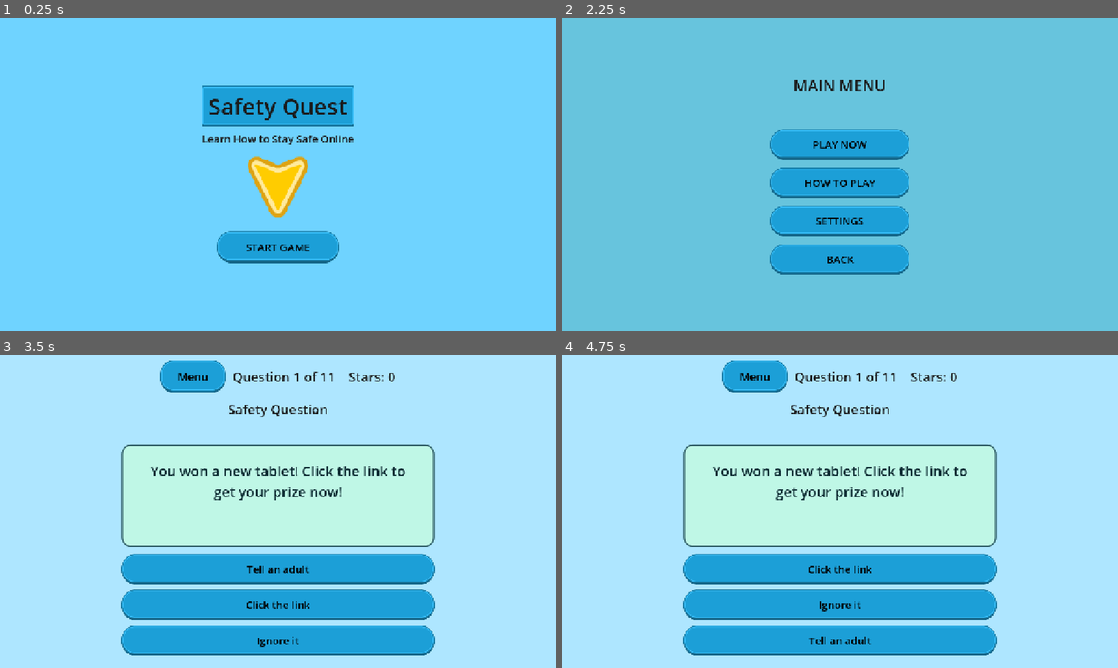
Above: before the commit, frames 1-4 (two rows, left to right).
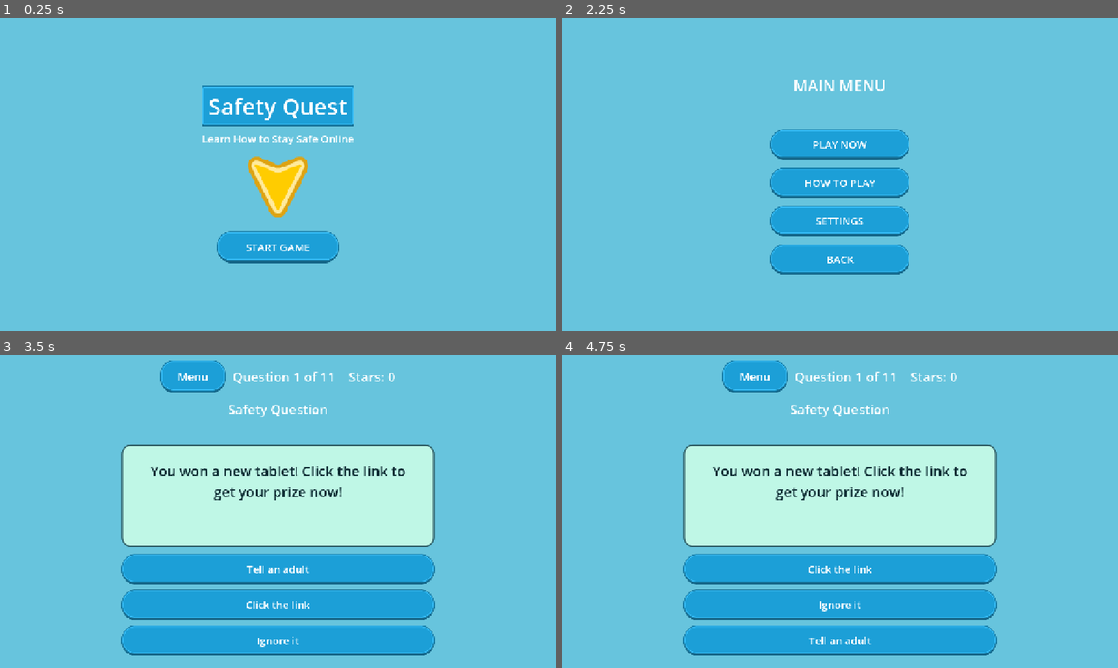
Above: after the commit, the same moments.

Repository: stackedStewart/online-safety-gamified-prototype
Game: Godot game, scene res://scenes/main.tscn
Same seed, same stepped clock (60 frames per second), same inputs: the game is played once before the commit and once after it.
Inputs:
- Up to frame 1 (0.25 s): no input
- Up to frame 2 (2.25 s): click "START GAME" at 0.5 s; click "BACK" at 1.25 s; click "START GAME" at 2 s
- Up to frame 3 (3.5 s): click "PLAY NOW" at 2.75 s
- Up to frame 4 (4.75 s): click "Menu" at 3.5 s; click "PLAY NOW" at 4.25 s

The runs differ from the first frame. In frame 1, 94% of the frame differs, in the area x 0-100%, y 0-100%; in frame 2, 0.7%; in frame 3, 65%; in frame 4, 65%.

Commit message:
fixed default background colours

Diff:
--- a/project.godot
+++ b/project.godot
@@ -16,6 +16,7 @@
 config/icon="res://icon.svg"
 config/snap/snap_2d_transforms_to_pixel=false
 config/hdr_2d=false
+config/canvas_textures/default_texture_filter=0
 
 [autoload]
 
--- a/scenes/challenge_shell.gd
+++ b/scenes/challenge_shell.gd
@@ -172,7 +172,7 @@
 	# Background (optional)
 	var bg := get_node_or_null("Background")
 	if bg != null and bg is ColorRect:
-		(bg as ColorRect).color = Color("#000000") if Settings.high_contrast else Color("#AEE6FF")
+		(bg as ColorRect).color = Color("#000000") if Settings.high_contrast else Color("#67c4dd")
 
 	# Apply theme scaling (fonts + spacing + padding)
 	UITheme.apply_theme(self)
--- a/scenes/challenge_shell.tscn
+++ b/scenes/challenge_shell.tscn
@@ -48,7 +48,7 @@
 anchor_bottom = 1.0
 grow_horizontal = 2
 grow_vertical = 2
-color = Color(0.43529412, 0.827451, 1, 1)
+color = Color(0.40392157, 0.76862746, 0.8666667, 1)
 
 [node name="PageContainer" type="CenterContainer" parent="."]
 layout_mode = 1
--- a/scenes/results.gd
+++ b/scenes/results.gd
@@ -51,7 +51,7 @@
 	# Background (optional)
 	var bg := get_node_or_null("Background")
 	if bg != null and bg is ColorRect:
-		(bg as ColorRect).color = Color("#000000") if Settings.high_contrast else Color("#AEE6FF")
+		(bg as ColorRect).color = Color("#000000") if Settings.high_contrast else Color("67c4dd")
 
 	# Apply theme scaling (fonts + spacing + padding)
 	UITheme.apply_theme(self)
--- a/scenes/start.gd
+++ b/scenes/start.gd
@@ -21,4 +21,4 @@
 	if Settings.high_contrast:
 		background.color = Color.BLACK
 	else:
-		background.color = Color("6fd3ff")
+		background.color = Color("67c4dd")
--- a/scenes/start.tscn
+++ b/scenes/start.tscn
@@ -39,6 +39,7 @@
 size_flags_horizontal = 4
 size_flags_vertical = 4
 theme_override_constants/separation = 0
+alignment = 1
 
 [node name="TopSpacer" type="Control" parent="Margin/Layout"]
 custom_minimum_size = Vector2(0, 60)
--- a/ui/themes/theme_default.tres
+++ b/ui/themes/theme_default.tres
@@ -52,7 +52,7 @@
 content_margin_top = 20.0
 content_margin_right = 20.0
 content_margin_bottom = 20.0
-bg_color = Color(0.84705883, 0.8352941, 0.69803923, 1)
+bg_color = Color(0.8465653, 0.83397764, 0.6969193, 1)
 border_width_left = 4
 border_width_top = 4
 border_width_right = 4
@@ -65,7 +65,7 @@
 corner_radius_bottom_left = 36
 
 [resource]
-Button/colors/font_color = Color(0, 0, 0, 1)
+Button/colors/font_color = Color(1, 1, 1, 1)
 Button/colors/font_disabled_color = Color(0.46666667, 0.46666667, 0.46666667, 1)
 Button/colors/font_hover_color = Color(1, 1, 1, 1)
 Button/colors/font_pressed_color = Color(1, 1, 1, 1)
@@ -74,6 +74,6 @@
 Button/styles/normal = SubResource("StyleBoxTexture_c2lqr")
 Button/styles/pressed = SubResource("StyleBoxTexture_rh7o4")
 CheckButton/colors/font_color = Color(0.101960786, 0.101960786, 0.101960786, 1)
-Label/colors/font_color = Color(0.101960786, 0.101960786, 0.101960786, 1)
+Label/colors/font_color = Color(1, 1, 1, 1)
 OptionButton/colors/font_color = Color(0.101960786, 0.101960786, 0.101960786, 1)
 PanelContainer/styles/panel = SubResource("StyleBoxFlat_hdybv")
